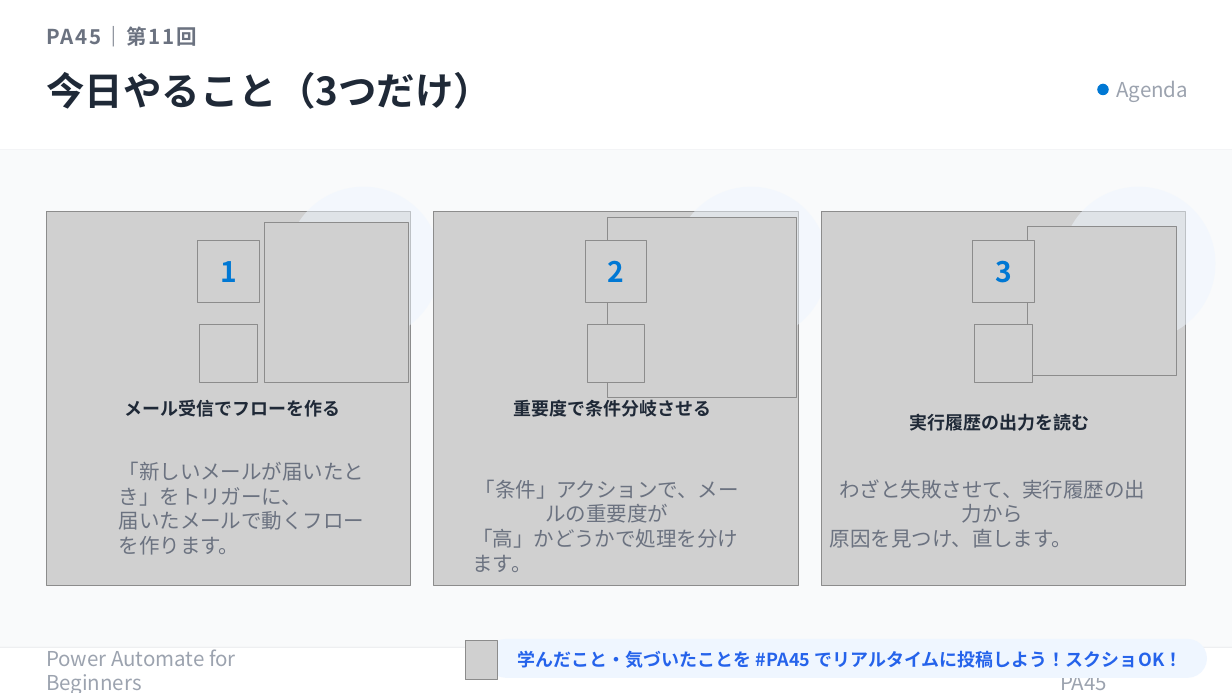
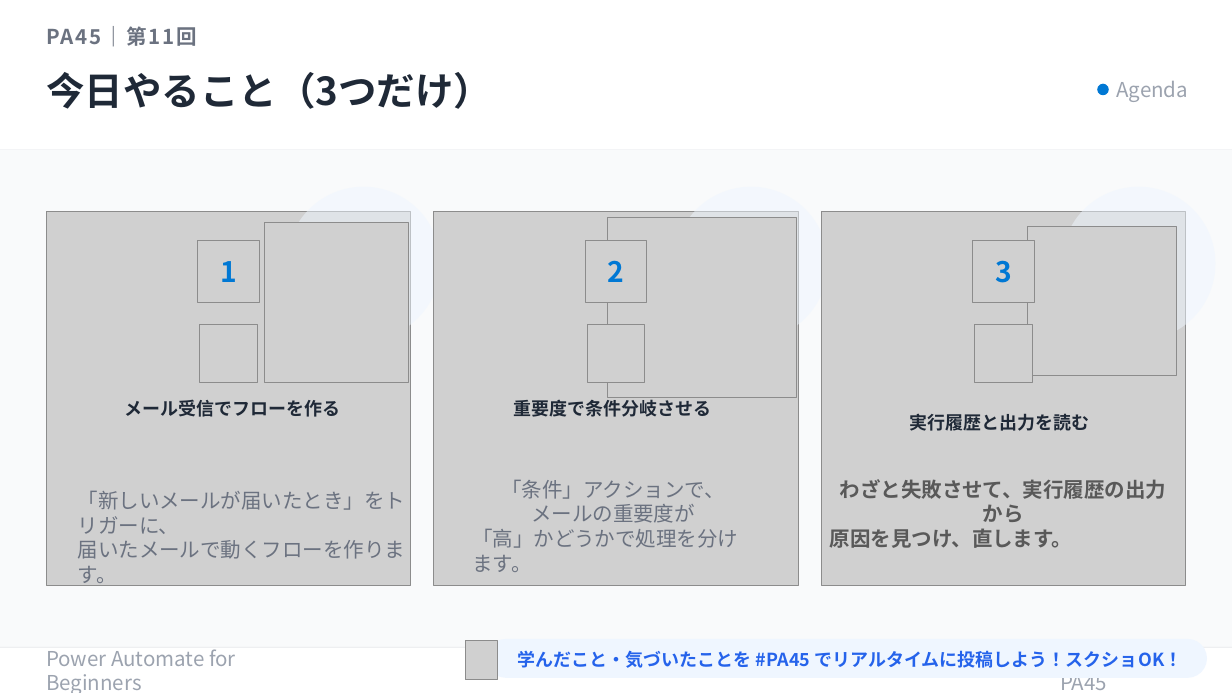
Before and after one commit to Haru-PowerPlatform/pa45, a slide deck: slide 7 of assets/pa45/P011_PA45_RunHistory_20260521.pptx. Drawn at 1232x693 pixels with LibreOffice and Linux fonts; fonts in the diff are those of the drawing; grey boxes stand for pictures. Boxes give left, top, right and bottom in pixels: in the first picture for what was removed or moved away, otherwise in the second. Text is boxed around its words. In the diff, an @@ line names an element or a change of style, - is before the commit and + after.

```diff
--- a/assets/pa45/P011_PA45_RunHistory_20260521.pptx
+++ b/assets/pa45/P011_PA45_RunHistory_20260521.pptx
@@ text at box(909, 413, 1089, 431): text changed @@
-実行履歴の出力を読む
+実行履歴と出力を読む
@@ text "わざと失敗させて、実行履歴の出力から" at box(830, 479, 1166, 548): text colour #6B7280 to #595959, bold on @@
@@ text "「新しいメールが届いたとき」をトリガーに、" rewrapped from box(119, 462, 365, 555) to box(78, 491, 405, 559) @@
@@ text at box(501, 480, 724, 523): text changed @@
-「条件」アクションで、メールの重要度が
+「条件」アクションで、
+メールの重要度が
```
Also in this commit, not shown: 8 other slides changed, 2 slides removed, 2 other files.
